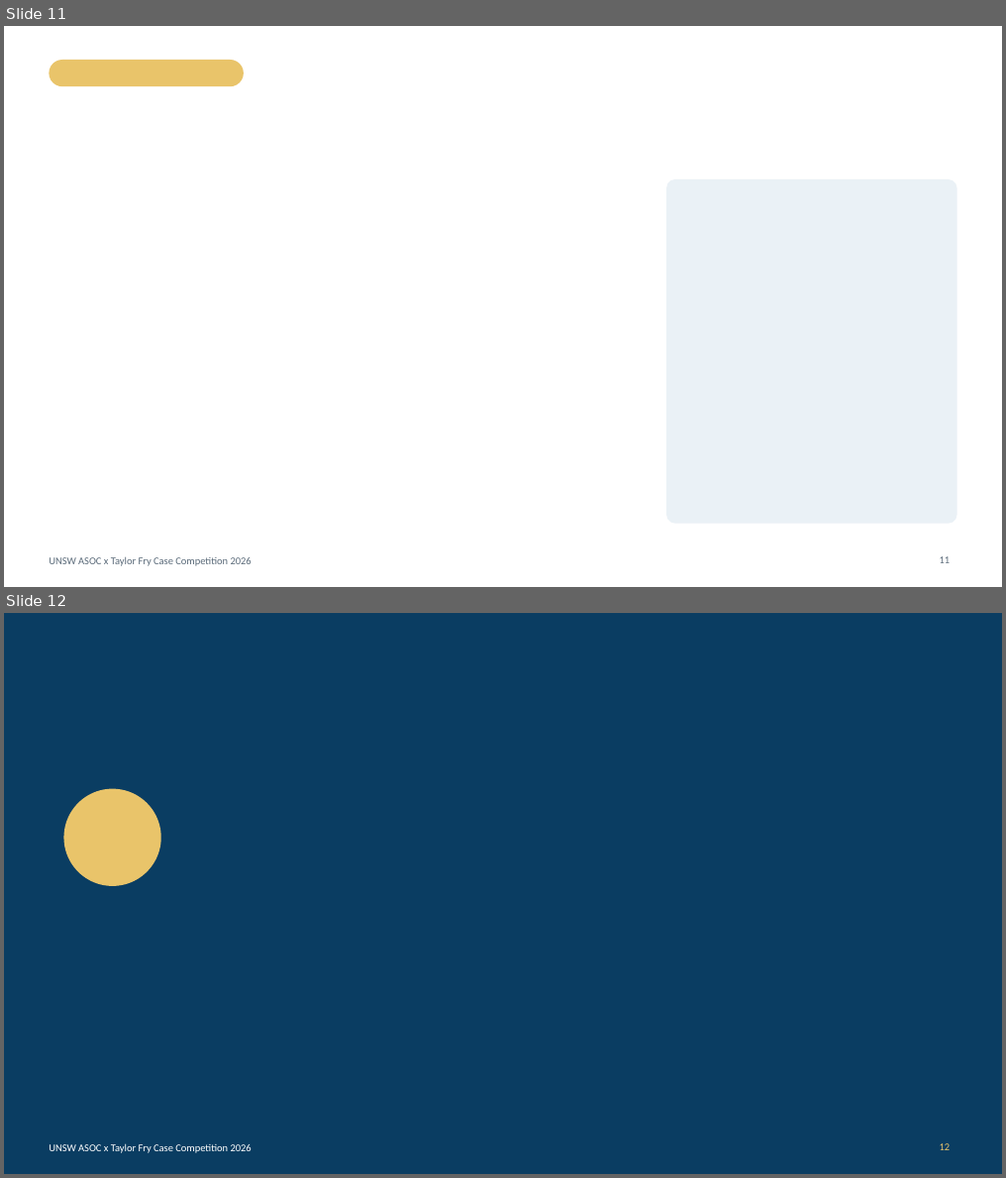
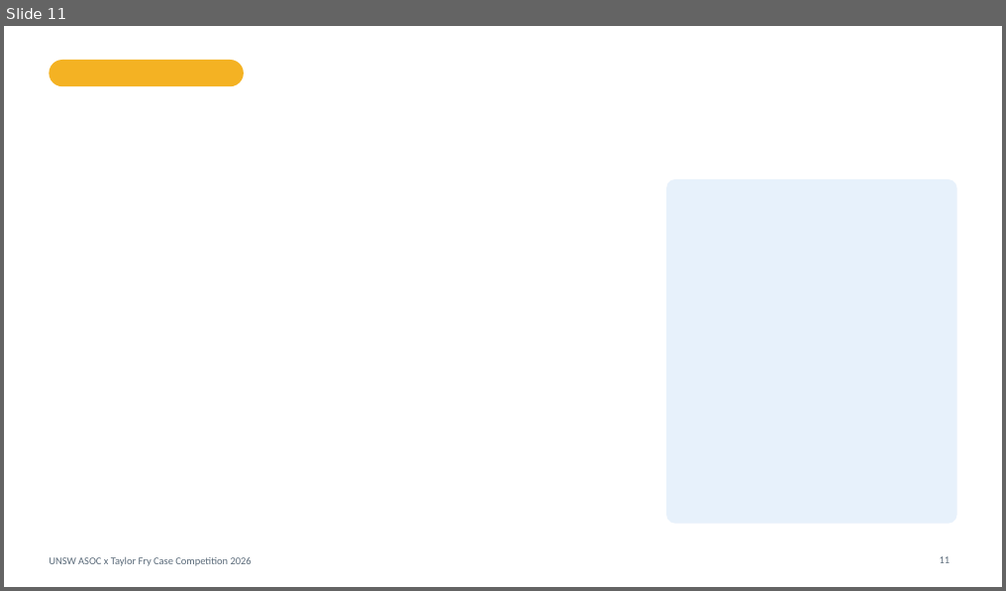
Before and after one commit to Hanlong-Hu/unsw-asoc-taylor-fry-2026, a slide deck: presentation/deck_design.pptx. Shown one above the other, each under a label of ours: slides 11 and 12 before the commit, slide 11 after it. The pictures are 1006x1178 and 1006x591 pixels, drawn with LibreOffice and Linux fonts; fonts in the diff are those of the drawing; background and template pictures are left out. Boxes give left, top, right and bottom in pixels: in the first picture for what was removed or moved away, otherwise in the second. Text is boxed around its words. In the diff, an @@ line names an element or a change of style, - is before the commit and + after.

```diff
--- a/presentation/deck_design.pptx
+++ b/presentation/deck_design.pptx
@@ slide 12 removed at <box>4,613,1002,1174</box>, background #0A3D62 @@
@@ ellipse removed at <box>63,789,161,886</box> @@
@@ text removed at <box>49,1144,252,1154</box> @@
-UNSW ASOC x Taylor Fry Case Competition 2026
@@ page number removed at <box>940,1144,950,1151</box> @@
-12
@@ slide 11 changed as well @@
@@ rounded rectangle at <box>49,60,244,86</box>: fill #E9C46A to #F4B223 @@
```
Also in this commit, not shown: 18 other slides changed, 5 slides added, 4 other slides removed, 3 other files.
